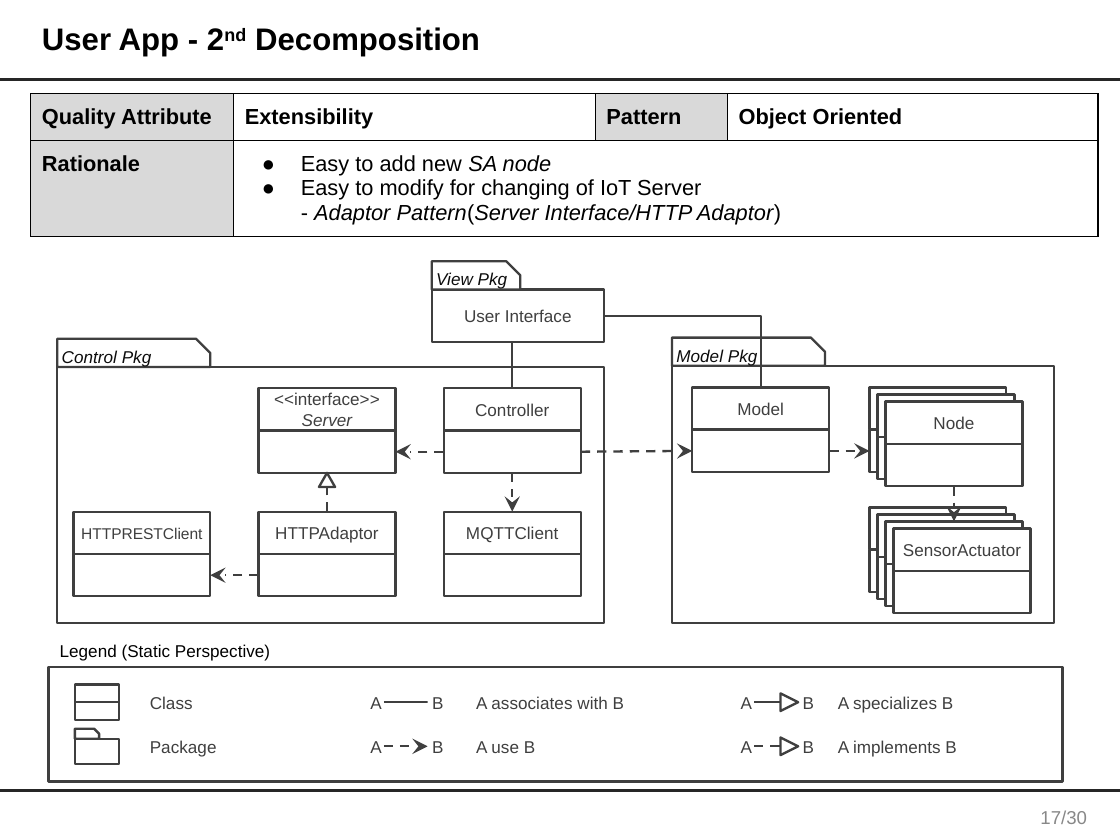
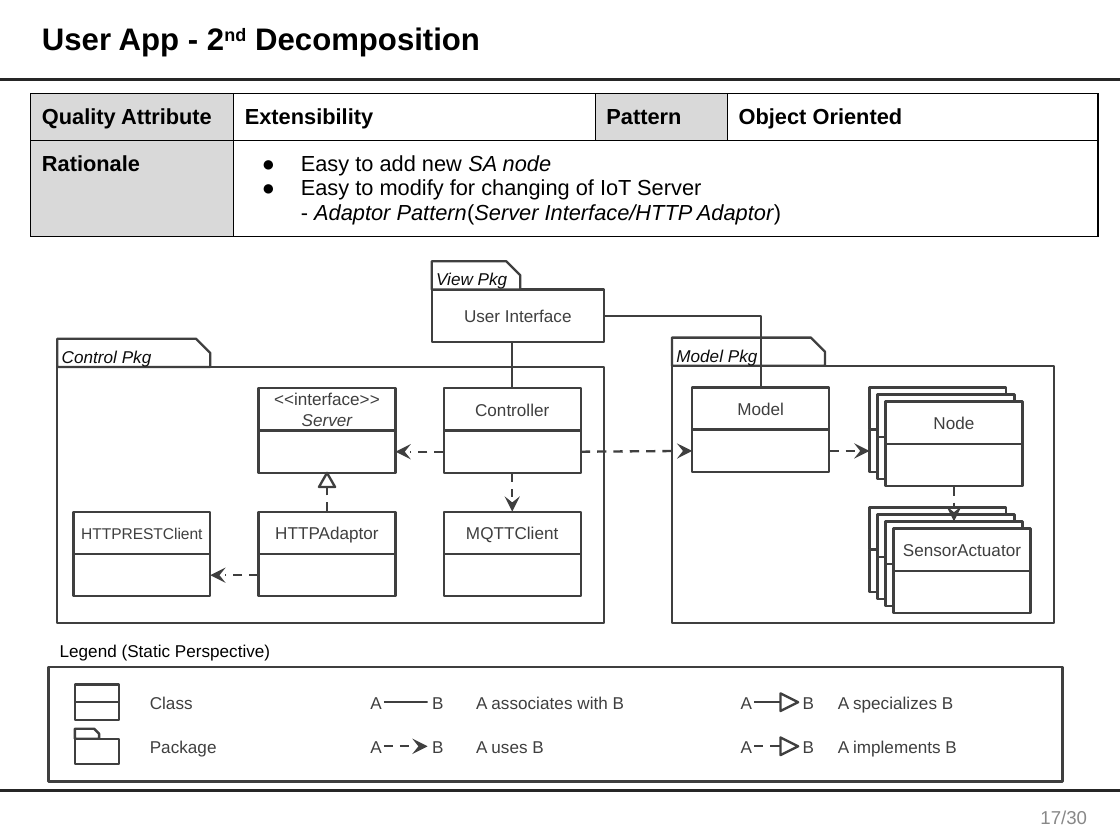
Before and after one commit to junggil/2015_CMU_StudioProject, a slide deck: slide 18 of DOCS/2015-06-24/Team1 Final presentation V0.1.pptx. Drawn at 1120x840 pixels with LibreOffice and Linux fonts; fonts in the diff are those of the drawing. Boxes give left, top, right and bottom in pixels: in the first picture for what was removed or moved away, otherwise in the second. Text is boxed around its words. In the diff, an @@ line names an element or a change of style, - is before the commit and + after.

```diff
--- a/DOCS/2015-06-24/Team1 Final presentation V0.1.pptx
+++ b/DOCS/2015-06-24/Team1 Final presentation V0.1.pptx
@@ text at (476, 741, 543, 753): text changed @@
-A use B
+A uses B
```
Also in this commit, not shown: 3 other slides changed.
